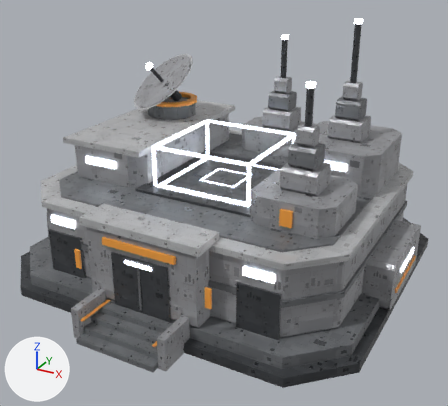
The glTF model prototype/test-game/content/outposts/storage_lod0.glb as it was, and as the next commit left it.
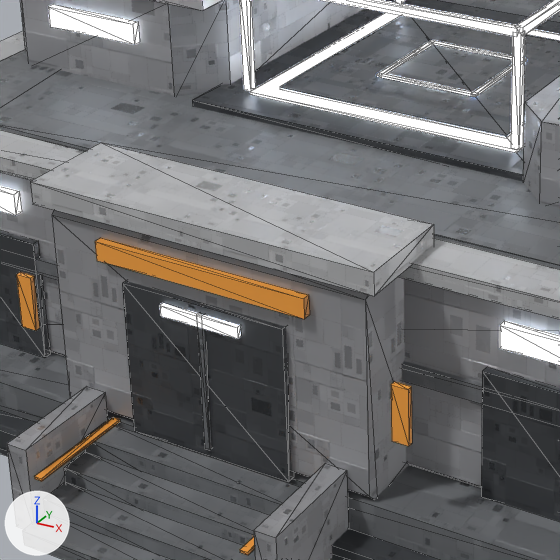
Each version appears first whole from a camera (50 mm lens) standing at (3.07, -5.74, 3.52) and looking at (0.12, -0.37, 0.84), and next in a close-up on the part from 15% to 59% of the width and 38% to 86% of the height. Lighting does not change. The marker at lower left points along +X, +Y and +Z. The last two pictures show the newer version. The close-ups show mesh edges as thin lines. Where no turn or scale is listed for an object, it has been applied to the vertices. Vertices at exactly the same position are counted once.

Objects in the first close-up: 'storage_base_body', 'storage_base_glow', 'storage_base_trim', 'storage_hologram_glow'.
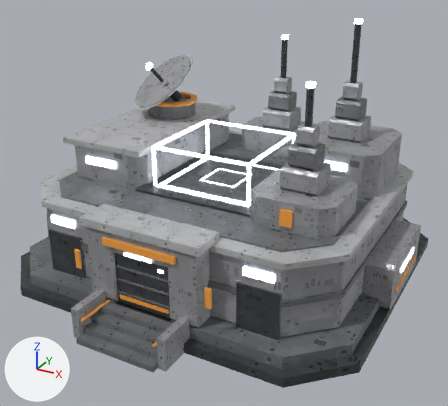
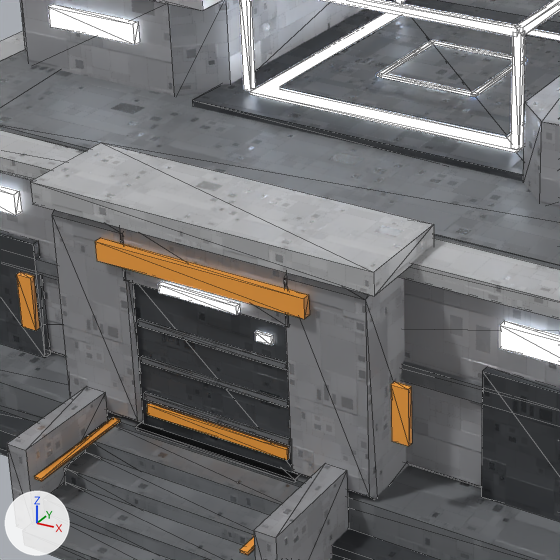
The change, as a diff of the scene's bpy script:
```diff
--- a/prototype/test-game/content/outposts/storage_lod0.glb.py
+++ b/prototype/test-game/content/outposts/storage_lod0.glb.py
@@ me_storage_base_body @@
-me_storage_base_body.from_pydata(...)  # 550 vertices, 952 faces; spans x -2.01..2.01, y -2.21..1.85, z 0.0..2.65
+me_storage_base_body.from_pydata(...)  # 574 vertices, 992 faces; spans x -2.01..2.01, y -2.21..1.85, z 0.0..2.65
+# me_storage_base_body part 1: a new loose piece, a box spanning x -0.32..0.32, y -1.75..-1.45, z 0.78..1.0, in mat_ship_body_v2
+# me_storage_base_body part 2: the loose piece of 8 vertices spanning x -0.31..0.31, y -1.77..-1.74, z 0.22..0.78 is moved by (0.0, 0.26, 0.0)
+# me_storage_base_body part 3: a new loose piece, a box spanning x -0.32..0.32, y -1.75..-1.45, z 0.21..0.22, in mat_ship_body_v2
+# me_storage_base_body part 4: the loose piece of 8 vertices spanning x -0.01..0.01, y -1.78..-1.76, z 0.25..0.75 is deleted
+# me_storage_base_body part 5
+# 16 faces are deleted
+# 8 new vertices lie (0.29, 0.0, 0.0) away from vertices in x -0.6, y -1.75..-1.45, z 0.2..1.0
+# 8 new vertices lie (-0.29, 0.0, 0.0) away from vertices in x 0.6, y -1.75..-1.45, z 0.2..1.0
+# 44 new faces join them
+# me_storage_base_body part 6: 12 kept faces spanning x -0.6..0.6, y -1.75..-1.45, z 0.2..1.0 get new texture (UV) coordinates
 me_storage_base_body.materials.append(mat_ship_body_v2)
@@ me_storage_base_glow @@
-me_storage_base_glow.from_pydata(...)  # 92 vertices, 144 faces; spans x -2.03..2.03, y -1.78..1.19, z 0.39..2.7
+me_storage_base_glow.from_pydata(...)  # 100 vertices, 156 faces; spans x -2.03..2.03, y -1.78..1.19, z 0.39..2.7
+# me_storage_base_glow part 7: the loose piece of 8 vertices spanning x -0.15..0.15, y -1.78..-1.76, z 0.71..0.75 is moved by (0.0, 0.0, 0.08)
+# other edits to the shape of me_storage_base_glow do not show in these pictures
 me_storage_base_glow.materials.append(mat_ship_glow)
@@ ob_storage_door_trim @@
+ob_storage_door_trim = bpy.data.objects.new('storage_door_trim', me_storage_door_trim)  # a box spanning x -0.28..0.28, y -0.031..-0.019, z 0.05..0.09
+ob_storage_door_trim.location = (0.0, -1.7, 0.22)
@@ ob_storage_door_glow @@
+ob_storage_door_glow = bpy.data.objects.new('storage_door_glow', me_storage_door_glow)  # a box spanning x 0.18..0.24, y -0.033..-0.021, z 0.465..0.495
+ob_storage_door_glow.location = (0.0, -1.7, 0.22)
@@ ob_storage_door_body @@
+ob_storage_door_body = bpy.data.objects.new('storage_door_body', me_storage_door_body)  # a box spanning x -0.31..0.31, y -0.02..0.02, z 0.0..0.56; a box spanning x -0.29..0.29, y -0.031..-0.019, z 0.11..0.13; a box spanning x -0.29..0.29, y -0.031..-0.019, z 0.25..0.27; a box spanning x -0.29..0.29, y -0.031..-0.019, z 0.39..0.41
+ob_storage_door_body.location = (0.0, -1.7, 0.22)
```

Where the change shows, as pixel boxes (x1, y1, x2, y2) in the close-ups (560 x 560 px; the box of a moved part takes in the faces that stretch with it):
'storage_door_body', added: after (132, 283, 295, 473)
'storage_door_trim', added (orange): after (147, 403, 289, 460)
'storage_door_glow', added: after (255, 331, 273, 345)
part 1 of me_storage_base_body, added: after (119, 227, 289, 326)
part 2 of me_storage_base_body, moved or reshaped (not visible afterwards): before (122, 281, 294, 482)
part 3 of me_storage_base_body, added: after (136, 423, 298, 482)
part 4 of me_storage_base_body, deleted: before (197, 313, 212, 450)
part 5 of me_storage_base_body, reshaped: (52, 210, 373, 499) in both
part 6 of me_storage_base_body, surface changed: (365, 278, 405, 497) in both
part 7 of me_storage_base_glow, moved or reshaped: before (160, 303, 240, 339); after (158, 282, 240, 315)
